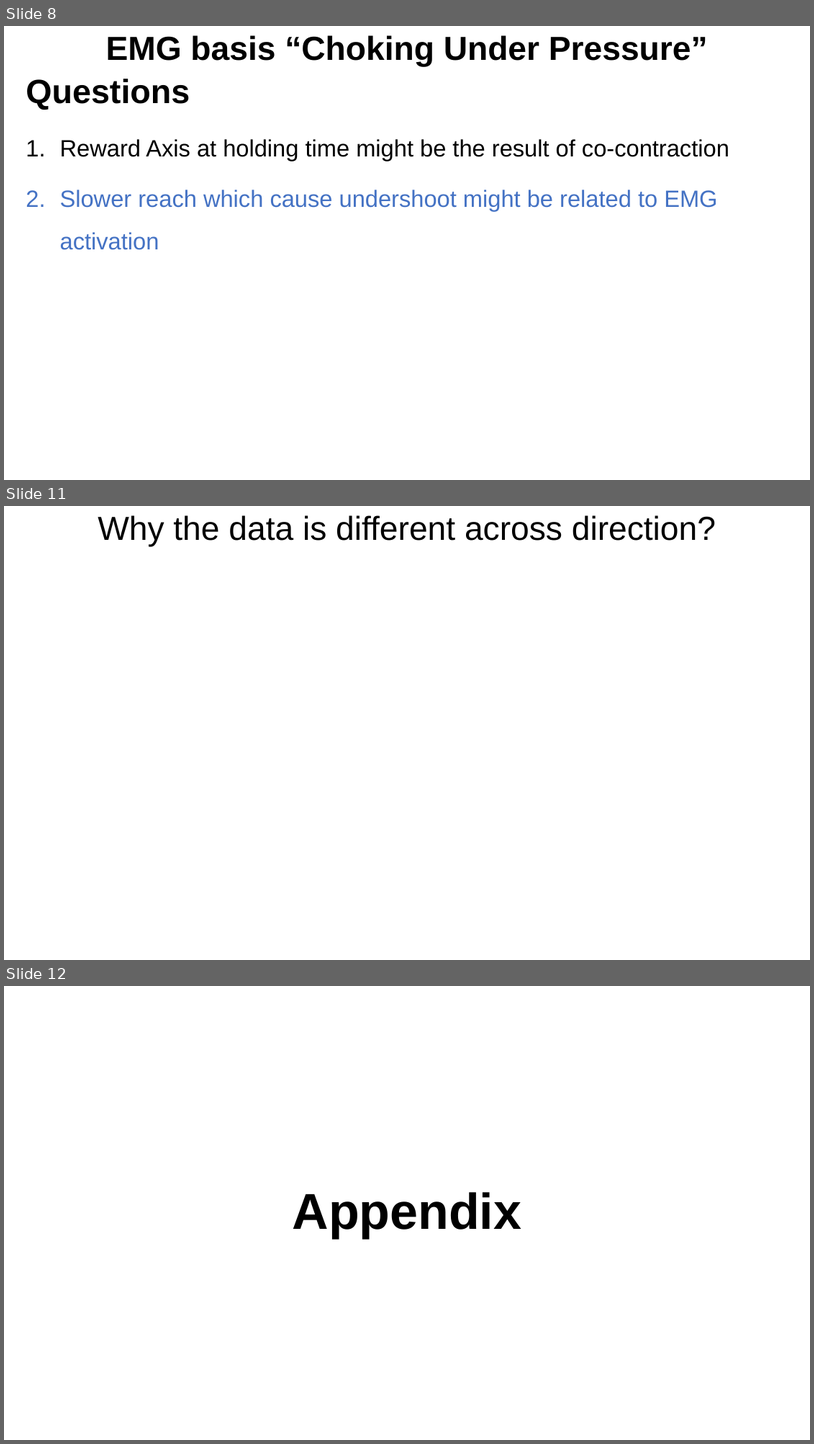
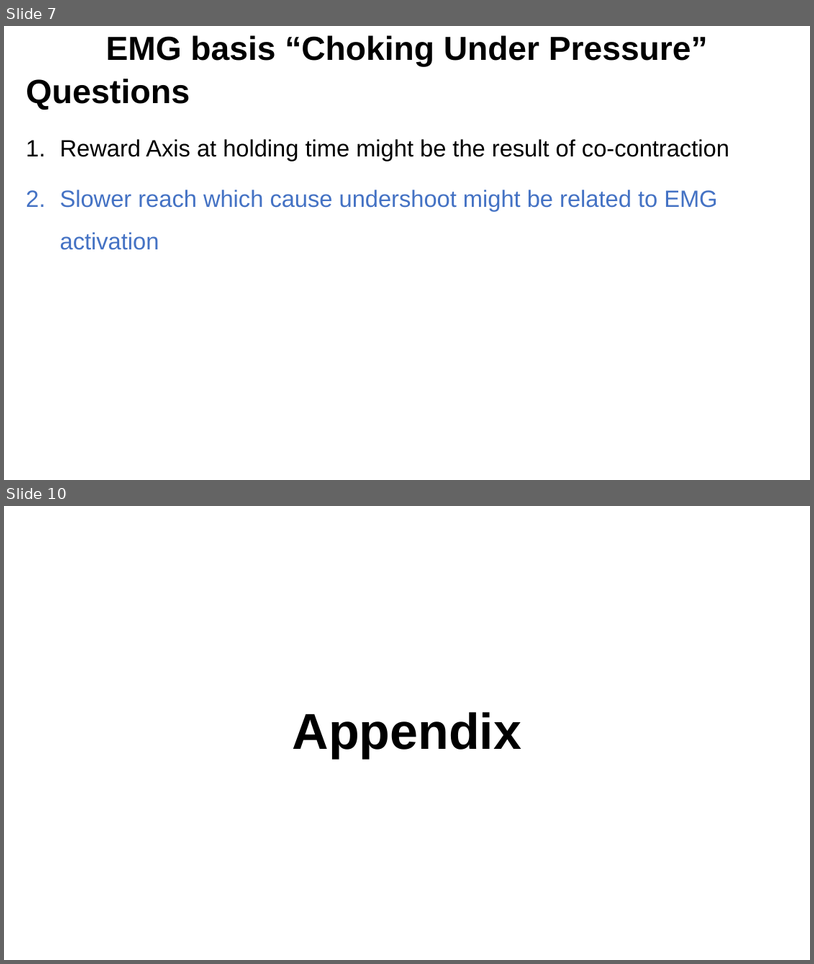
Before and after one commit to Hiroo-Miyata/chase-lab, a slide deck: report/20220902.pptx. Shown one above the other, each under a label of ours: slides 8, 11 and 12 before the commit, slides 7 and 10 after it; the slides between them are not shown. The pictures are 814x1444 and 814x964 pixels, drawn with LibreOffice and Linux fonts; fonts in the diff are those of the drawing. Boxes give left, top, right and bottom in pixels: in the first picture for what was removed or moved away, otherwise in the second. Text is boxed around its words. In the diff, an @@ line names an element or a change of style, - is before the commit and + after.

```diff
--- a/report/20220902.pptx
+++ b/report/20220902.pptx
@@ slide 11 removed at bbox=[4, 506, 810, 960], background #FFFFFF @@
@@ title removed at bbox=[98, 515, 716, 546] @@
-Why the data is different across direction?
@@ what was slide 8 is now slide 7 @@
@@ what was slide 12 is now slide 10 @@
```
Also in this commit, not shown: 3 slides changed, 8 slides added, 2 other slides removed, 14 other files.
